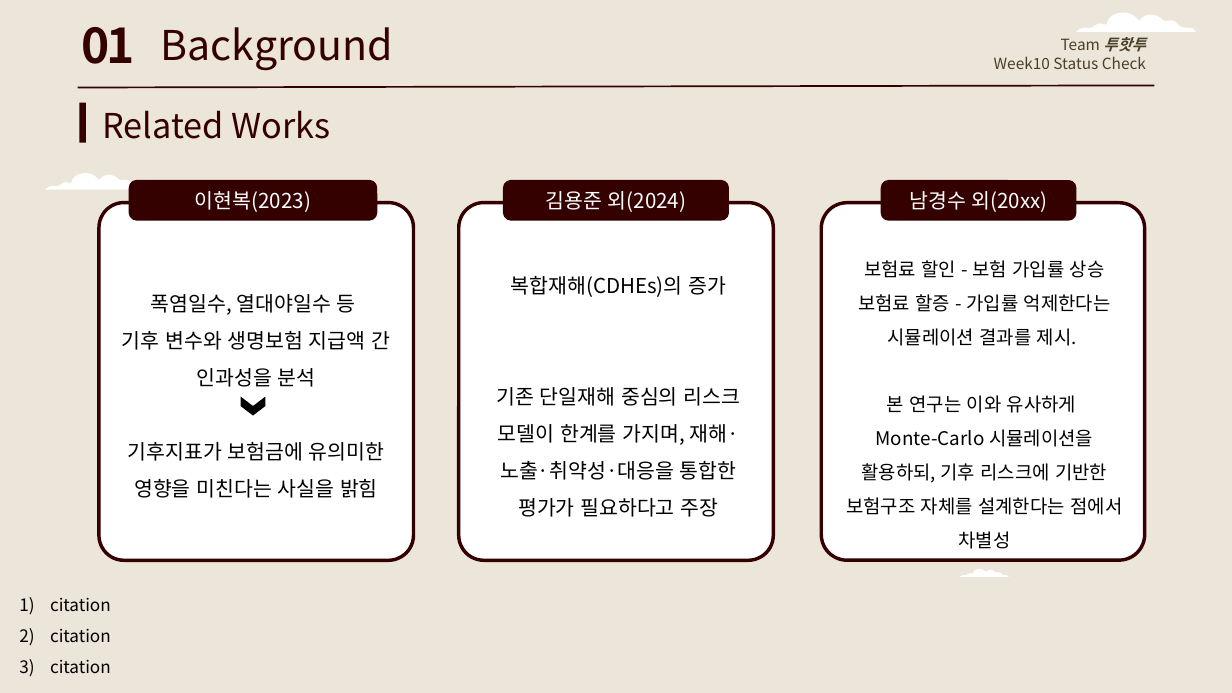
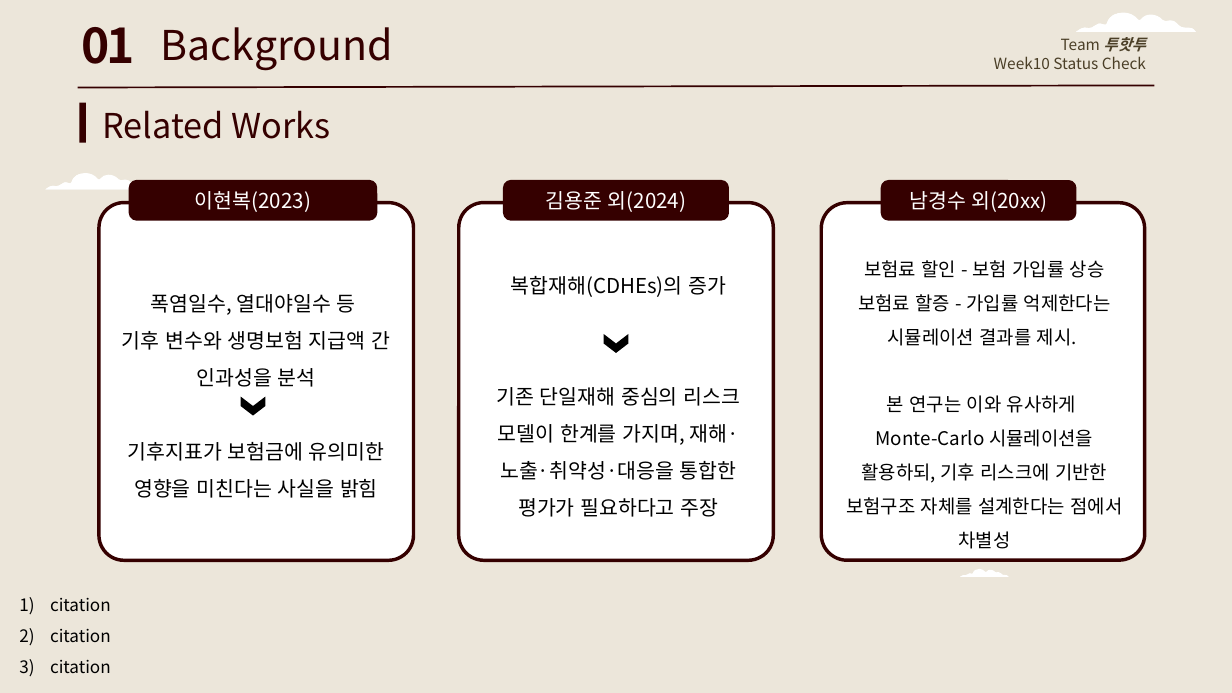
Before and after one commit to NamYoonJi/capstone-project-slides, a slide deck: slide 7 of week 12 mid progress report.pptx. Drawn at 1232x693 pixels with LibreOffice and Linux fonts; fonts in the diff are those of the drawing. Boxes give left, top, right and bottom in pixels: in the first picture for what was removed or moved away, otherwise in the second. Text is boxed around its words. In the diff, an @@ line names an element or a change of style, - is before the commit and + after.

```diff
--- a/week 12 mid progress report.pptx
+++ b/week 12 mid progress report.pptx
@@ chevron added at (x1=603, y1=334, x2=628, y2=353), fill #000000 @@
```
Also in this commit, not shown: 9 other slides changed, 2 slides added, 1 slide removed.
